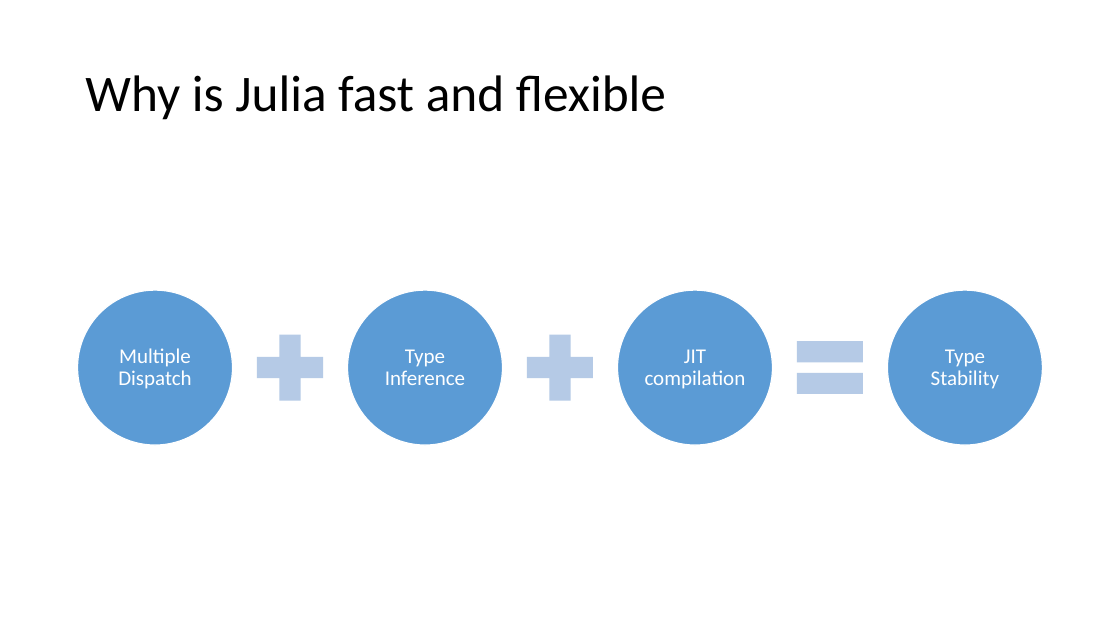
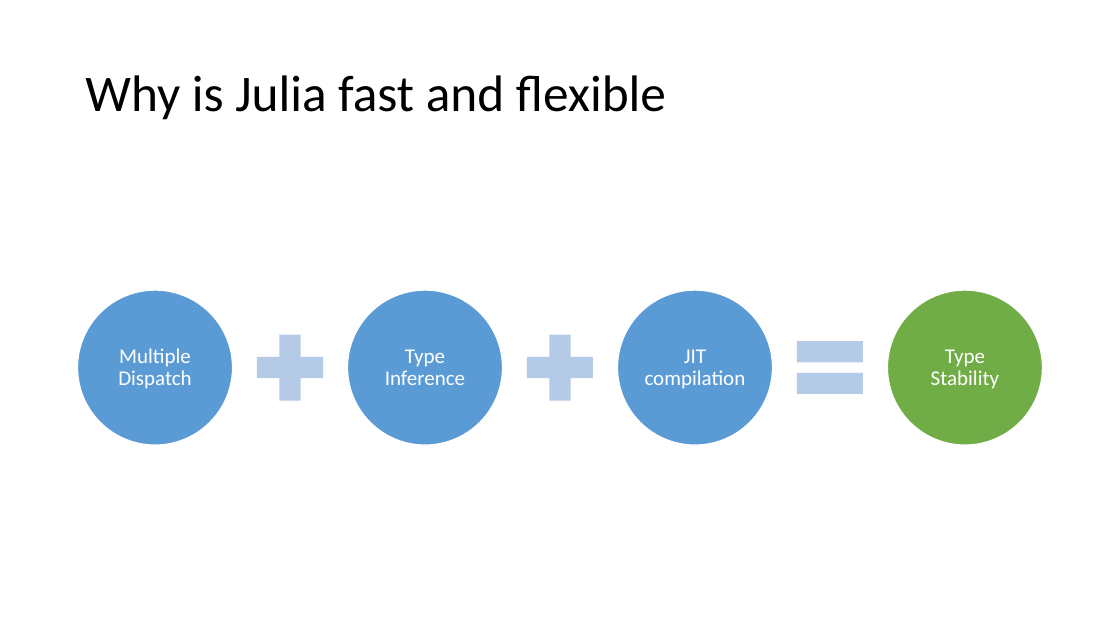
Before and after one commit to senresearch/julia-intro-docs, a slide deck: slide 8 of notebooks/xiaoqi-why-julia-fast.pptx. Drawn at 1120x630 pixels with LibreOffice and Linux fonts; fonts in the diff are those of the drawing. Boxes give left, top, right and bottom in pixels: in the first picture for what was removed or moved away, otherwise in the second. Text is boxed around its words. In the diff, an @@ line names an element or a change of style, - is before the commit and + after.

```diff
--- a/notebooks/xiaoqi-why-julia-fast.pptx
+++ b/notebooks/xiaoqi-why-julia-fast.pptx
@@ ellipse at bbox=[888, 290, 1043, 444]: fill #5B9BD5 to #70AD47 @@
```
Also in this commit, not shown: 2 other slides changed.
